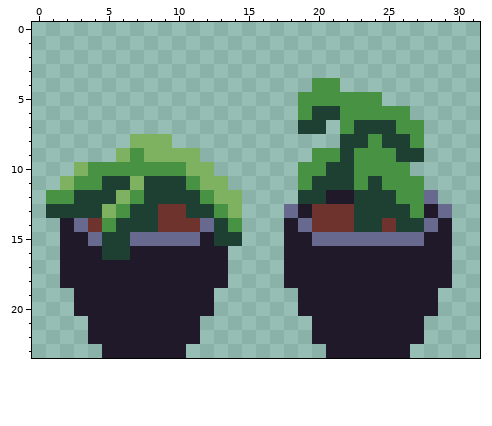
One commit to this pixel-art sprite: Assets/Sprites/PotPlant.png. Above is the file before it was changed.
The file is 32x24 pixels.
After:
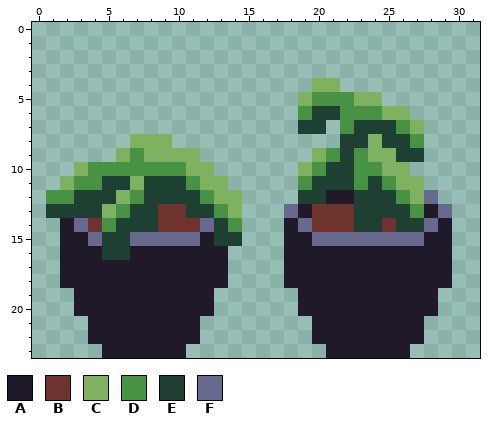
Palette (. is transparent): A #1f192a  B #6d332c  C #7fb260  D #479243  E #1d4032  F #67698f
Difference:
@@ x 17..29 @@
  3 .............
- 4 ...DD........
- 5 ..DDDDDD.....
- 6 ..DEEDDDDD...
- 7 ..EE.DEEEDD..
- 8 .....EEDEED..
- 9 ...DDEDDDEE..
-10 ..DDEEDDDD...
-11 ..DEEEDEDDD..
-12 ..EEAAEEEDDF.
+ 4 ...CC........
+ 5 ..CDDDCC.....
+ 6 ..DEEDDDCC...
+ 7 ..EE.DEEEDC..
+ 8 .....EECEED..
+ 9 ...CDEDCCEE..
+10 ..CDEEDDCC...
+11 ..DEEEDEDCC..
+12 ..EEAAEEEDCF.
 13 .FABBBEEEEDAF
